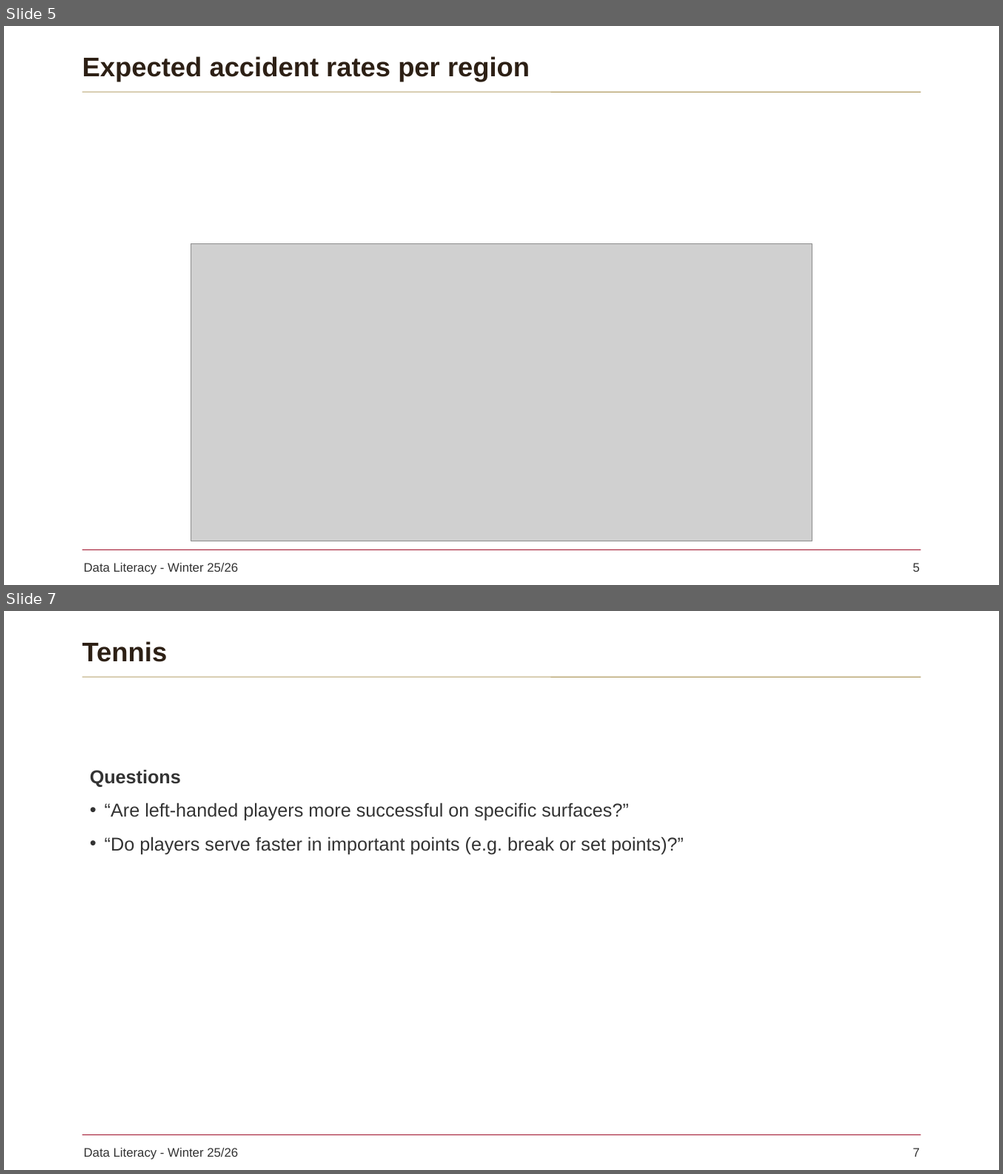
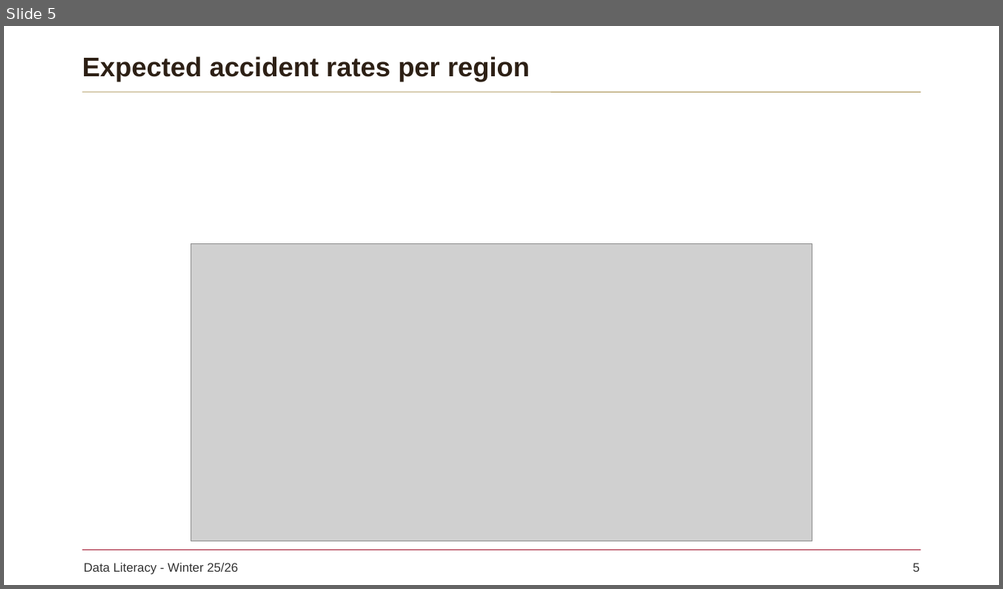
Before and after one commit to d2stcjm4qk-alt/data-lit-project, a slide deck: midterm_presentation.pptx. Shown one above the other, each under a label of ours: slides 5 and 7 before the commit, slide 5 after it; the slides between them are not shown. The pictures are 1003x1174 and 1003x589 pixels, drawn with LibreOffice and Linux fonts; fonts in the diff are those of the drawing; grey boxes stand for pictures; background and template pictures are left out. Boxes give left, top, right and bottom in pixels: in the first picture for what was removed or moved away, otherwise in the second. Text is boxed around its words. In the diff, an @@ line names an element or a change of style, - is before the commit and + after.

```diff
--- a/midterm_presentation.pptx
+++ b/midterm_presentation.pptx
@@ slide 7 removed at (4, 611, 999, 1170), background #FFFFFF; not listed: 4 template elements that a slide beside it also shows @@
@@ title removed at (82, 641, 168, 662) @@
-Tennis
@@ text removed at (90, 769, 683, 854) @@
-Questions
-• “Are left-handed players more successful on specific surfaces?”
-• “Do players serve faster in important points (e.g. break or set points)?”
```
Also in this commit, not shown: 1 slide changed.
